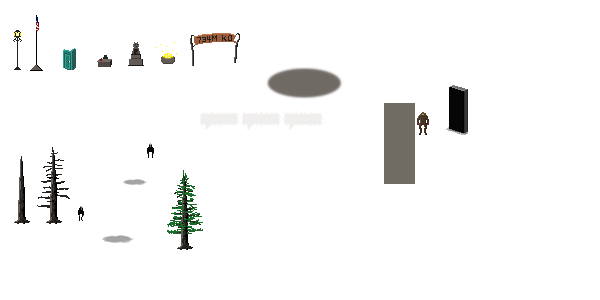
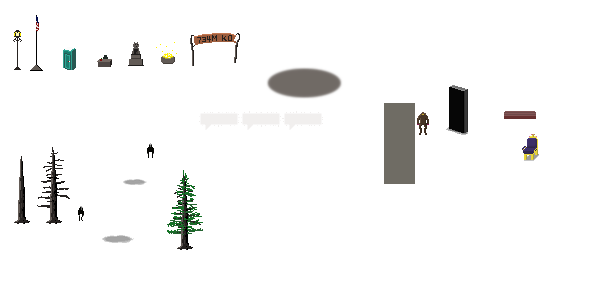
Revision of a layered (600, 300) image; what changed, layer by layer:
added layer "Layer 23" in group "trees" over [504, 111, 536, 119]
added layer "Layer 26" in group "trees" over [522, 134, 538, 160]
added layer "Layer 27" in group "trees" over [524, 151, 539, 161]
